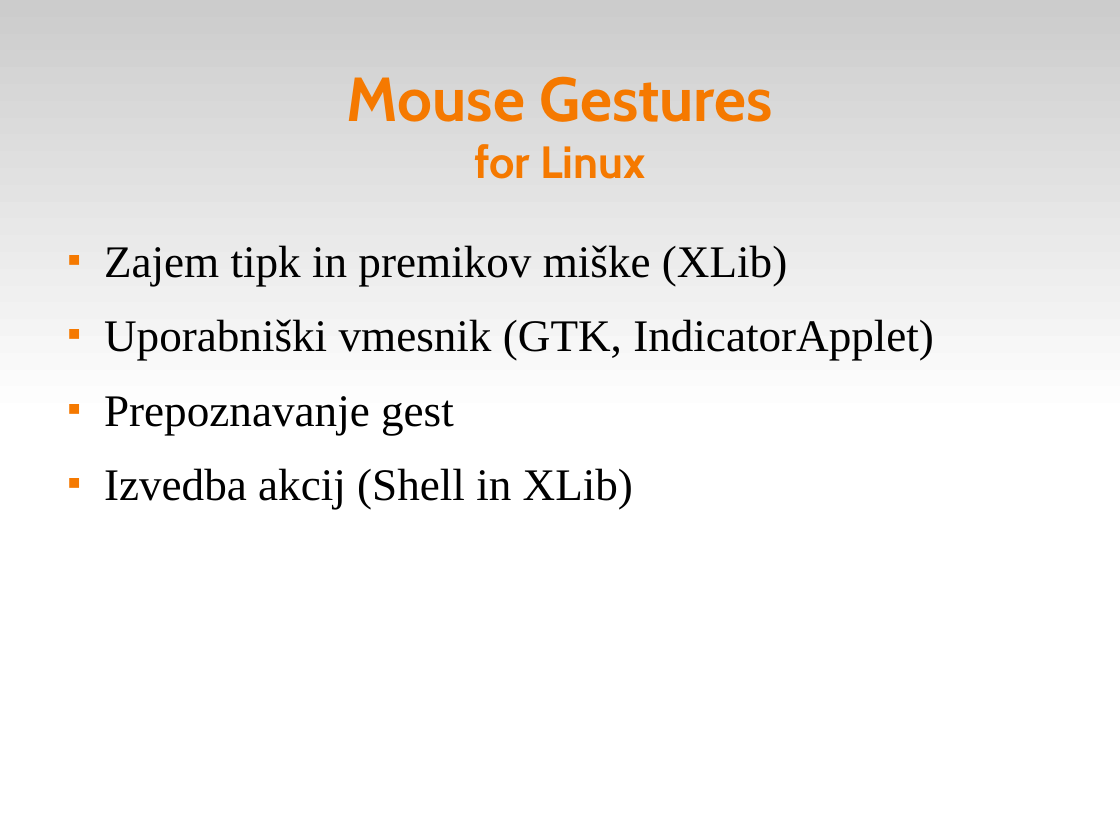
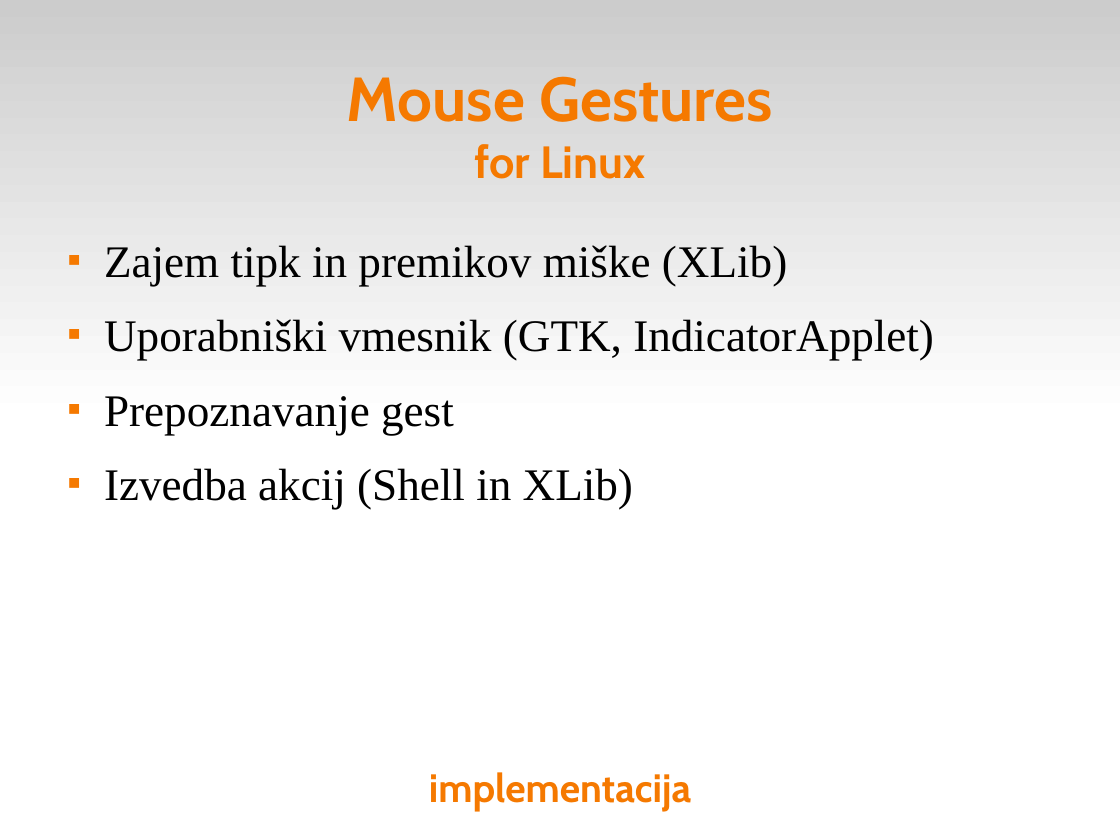
Before and after one commit to anze3db/gms, a slide deck: slide 4 of doc/Predstavitev3.odp. Drawn at 1120x840 pixels with LibreOffice and Linux fonts; fonts in the diff are those of the drawing. Boxes give left, top, right and bottom in pixels: in the first picture for what was removed or moved away, otherwise in the second. Text is boxed around its words. In the diff, an @@ line names an element or a change of style, - is before the commit and + after.

```diff
--- a/doc/Predstavitev3.odp
+++ b/doc/Predstavitev3.odp
@@ title added at (429, 772, 691, 812), 28 pt, text #F57900, bold @@
+implementacija
```
Also in this commit, not shown: 4 other slides changed, 1 other file.
